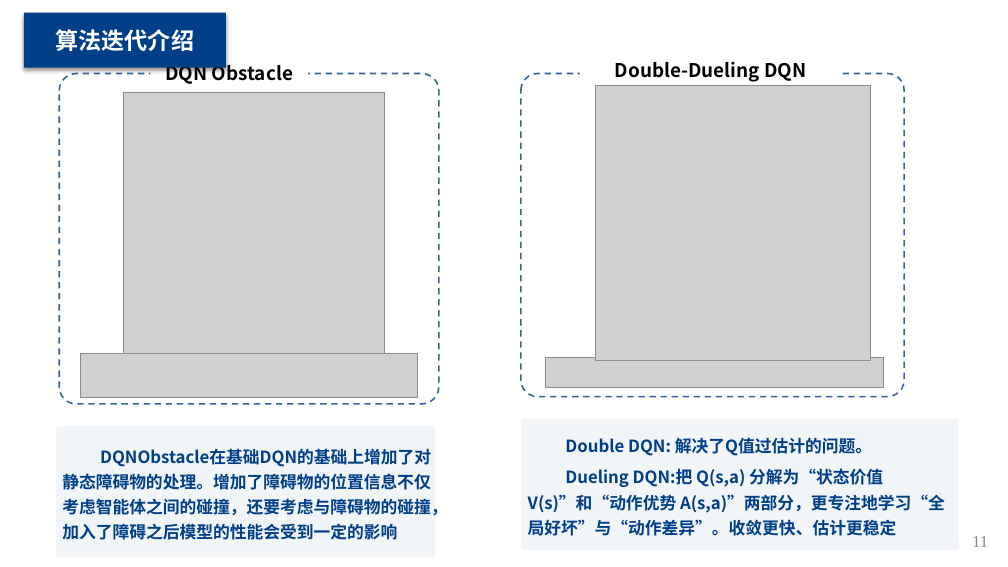
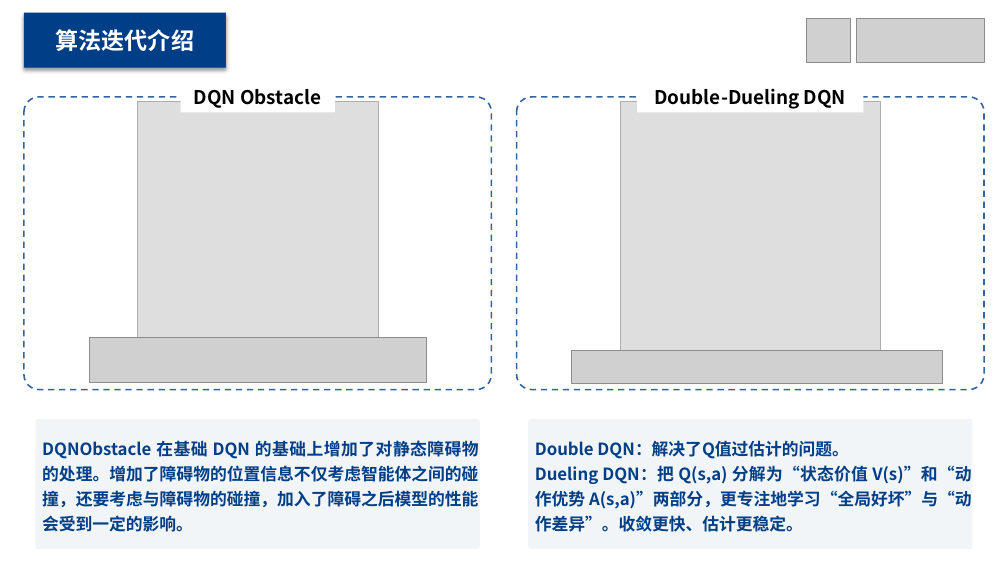
Before and after one commit to MinmusLin/Reinforcement_Learning_Based_Multi_Agent_Path_Finding, a slide deck: slide 11 of Presentation.pptx. Drawn at 1008x567 pixels with LibreOffice and Linux fonts; fonts in the diff are those of the drawing; grey boxes stand for pictures; background and template pictures are left out. Boxes give left, top, right and bottom in pixels: in the first picture for what was removed or moved away, otherwise in the second. Text is boxed around its words. In the diff, an @@ line names an element or a change of style, - is before the commit and + after.

```diff
--- a/Presentation.pptx
+++ b/Presentation.pptx
@@ picture added at (807,18,851,62) @@
@@ picture added at (856,18,984,62) @@
@@ rectangle "DQN Obstacle": place and size @@
-rectangle "DQN Obstacle" at (150,58,309,88)
+rectangle "DQN Obstacle" at (181,82,335,113)
@@ rounded rectangle removed at (521,73,904,396) @@
-greedy_trajectories_DoubleDQN.gif
@@ rectangle "Double-Dueling DQN": place and size @@
-rectangle "Double-Dueling DQN" at (580,54,842,85)
+rectangle "Double-Dueling DQN" at (637,82,864,113)
@@ rounded rectangle: place and size @@
-rounded rectangle at (59,73,439,404)
+rounded rectangle at (24,97,492,389)
@@ picture: place and size @@
-picture at (123,92,385,354)
+picture at (137,101,378,343)
@@ rounded rectangle added at (516,97,984,389), fill #FFFFFF at 30% opacity, outline #003E87 1.5 pt dashed @@
@@ picture: place and size @@
-picture at (596,85,871,361)
+picture at (621,101,880,361)
@@ picture: place and size @@
-picture at (81,354,418,399)
+picture at (89,338,426,383)
@@ picture: place and size @@
-picture at (545,358,884,387)
+picture at (572,351,943,383)
@@ rounded rectangle "DQNObstacle 在基础 DQN 的基础上增加了对静态障碍物的处理。增加了障碍物的位置信息不仅考虑智能体之间的碰撞 ...": place and size @@
-rounded rectangle "DQNObstacle 在基础 DQN 的基础上增加了对静态障碍物的处理。增加了障碍物的位置信息不仅考虑智能体之间的碰撞 ..." at (56,426,436,557)
+rounded rectangle "DQNObstacle 在基础 DQN 的基础上增加了对静态障碍物的处理。增加了障碍物的位置信息不仅考虑智能体之间的碰撞 ..." at (36,419,480,549)
@@ rounded rectangle "Double DQN：解决了Q值过估计的问题。": place and size @@
-rounded rectangle "Double DQN：解决了Q值过估计的问题。" at (521,419,959,550)
+rounded rectangle "Double DQN：解决了Q值过估计的问题。" at (529,419,973,549)
@@ text in rounded rectangle at (42,440,479,532): text changed @@
-DQNObstacle在基础DQN的基础上增加了对静态障碍物的处理。增加了障碍物的位置信息不仅考虑智能体之间的碰撞，还要考虑与障碍物的碰撞，加入了障碍之后模型的性能会受到一定的影响
+DQNObstacle 在基础 DQN 的基础上增加了对静态障碍物的处理。增加了障碍物的位置信息不仅考虑智能体之间的碰撞，还要考虑与障碍物的碰撞，加入了障碍之后模型的性能会受到一定的影响。
@@ text in rounded rectangle at (535,440,972,532): text changed @@
-Double DQN: 解决了Q值过估计的问题。
-Dueling DQN:把 Q(s,a) 分解为“状态价值 V(s)”和“动作优势 A(s,a)”两部分，更专注地学习“全局好坏”与“动作差异”。收敛更快、估计更稳定
+Double DQN：解决了Q值过估计的问题。
+Dueling DQN：把 Q(s,a) 分解为“状态价值 V(s)”和“动作优势 A(s,a)”两部分，更专注地学习“全局好坏”与“动作差异”。收敛更快、估计更稳定。
@@ page number removed at (972,536,988,547) @@
-11
```
Also in this commit, not shown: 16 other slides changed, 1 slide added, 2 slides removed.
